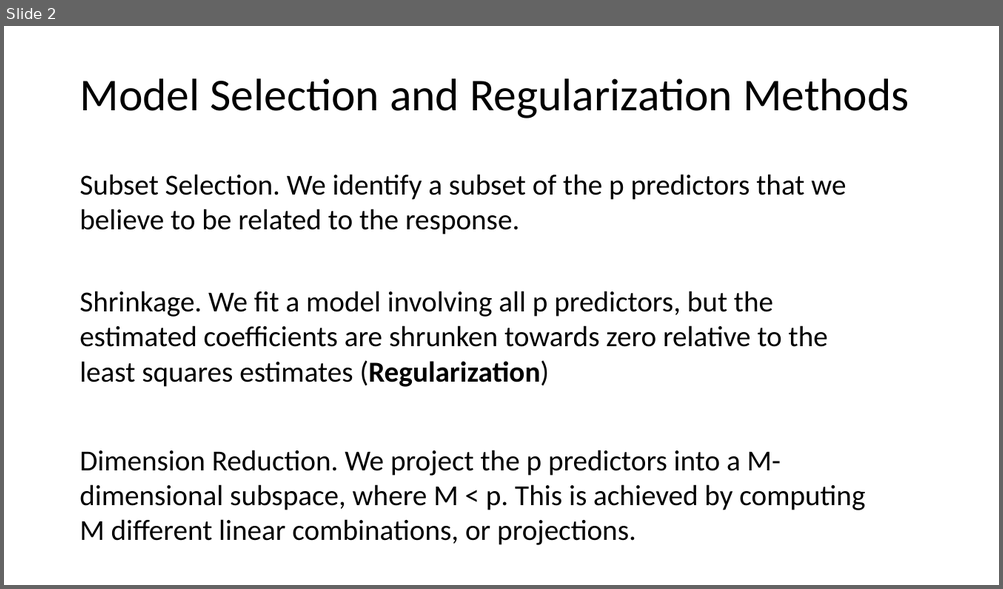
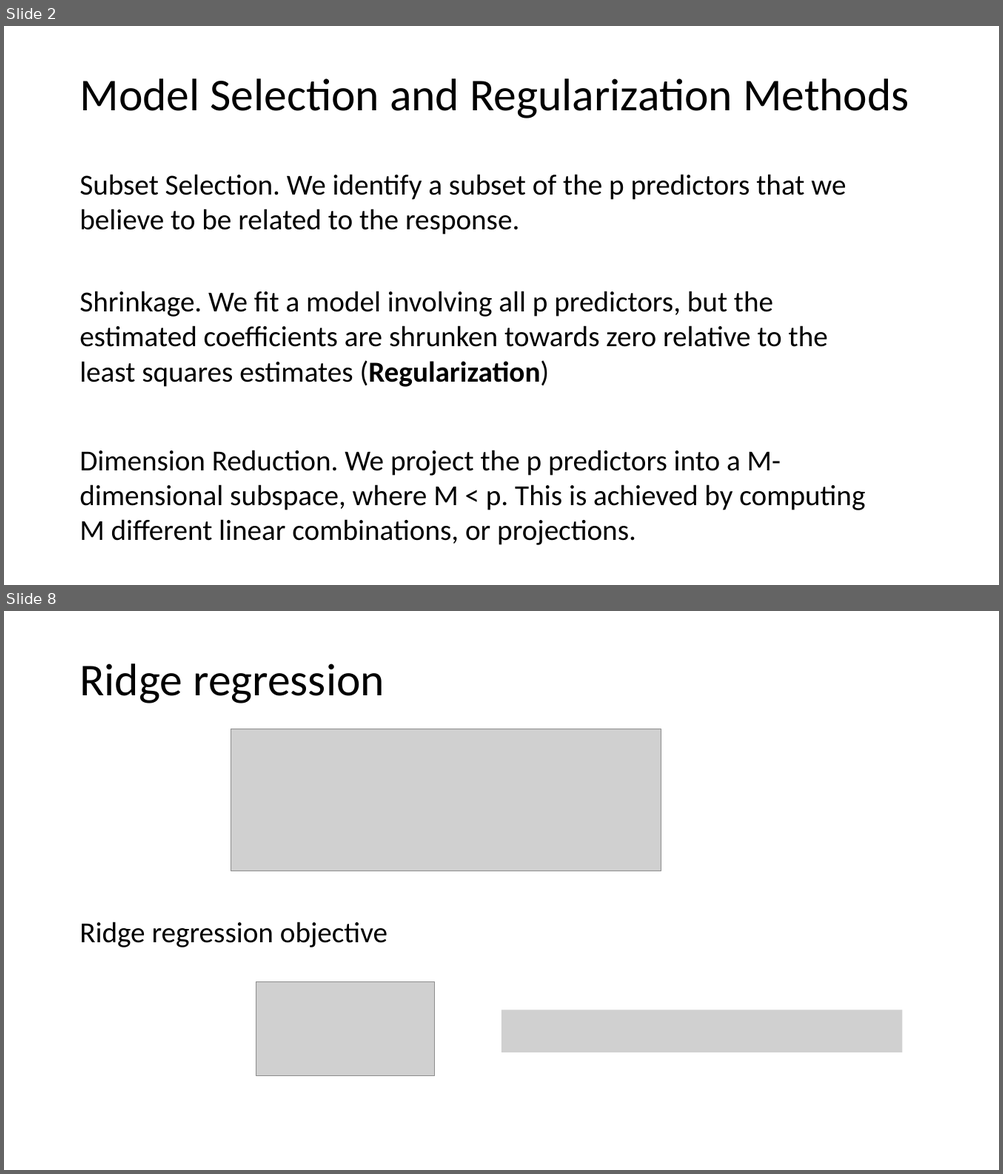
Before and after one commit to tianzheng4/tianzheng4.github.io, a slide deck: _umkc-teaching/slides/Lecture7.pptx. Shown one above the other, each under a label of ours: slide 2 before the commit, slides 2 and 8 after it; the slides between them are not shown. The pictures are 1003x589 and 1003x1174 pixels, drawn with LibreOffice and Linux fonts; fonts in the diff are those of the drawing; grey boxes stand for pictures. Boxes give left, top, right and bottom in pixels: in the first picture for what was removed or moved away, otherwise in the second. Text is boxed around its words. In the diff, an @@ line names an element or a change of style, - is before the commit and + after.

```diff
--- a/_umkc-teaching/slides/Lecture7.pptx
+++ b/_umkc-teaching/slides/Lecture7.pptx
@@ slide 8 added at <box>4,611,999,1170</box>, background #FFFFFF @@
@@ title added at <box>79,664,384,703</box>, 44 pt, text #000000 @@
+Ridge regression
@@ picture added at <box>231,729,660,871</box> @@
@@ text added at <box>79,922,387,948</box>, 28 pt, text #000000 @@
+Ridge regression objective
@@ picture added at <box>256,982,435,1076</box> @@
@@ picture added at <box>502,1010,902,1053</box> @@
```
Also in this commit, not shown: 1 slide changed, 17 other slides added, 1 slide removed, 2 other files.
